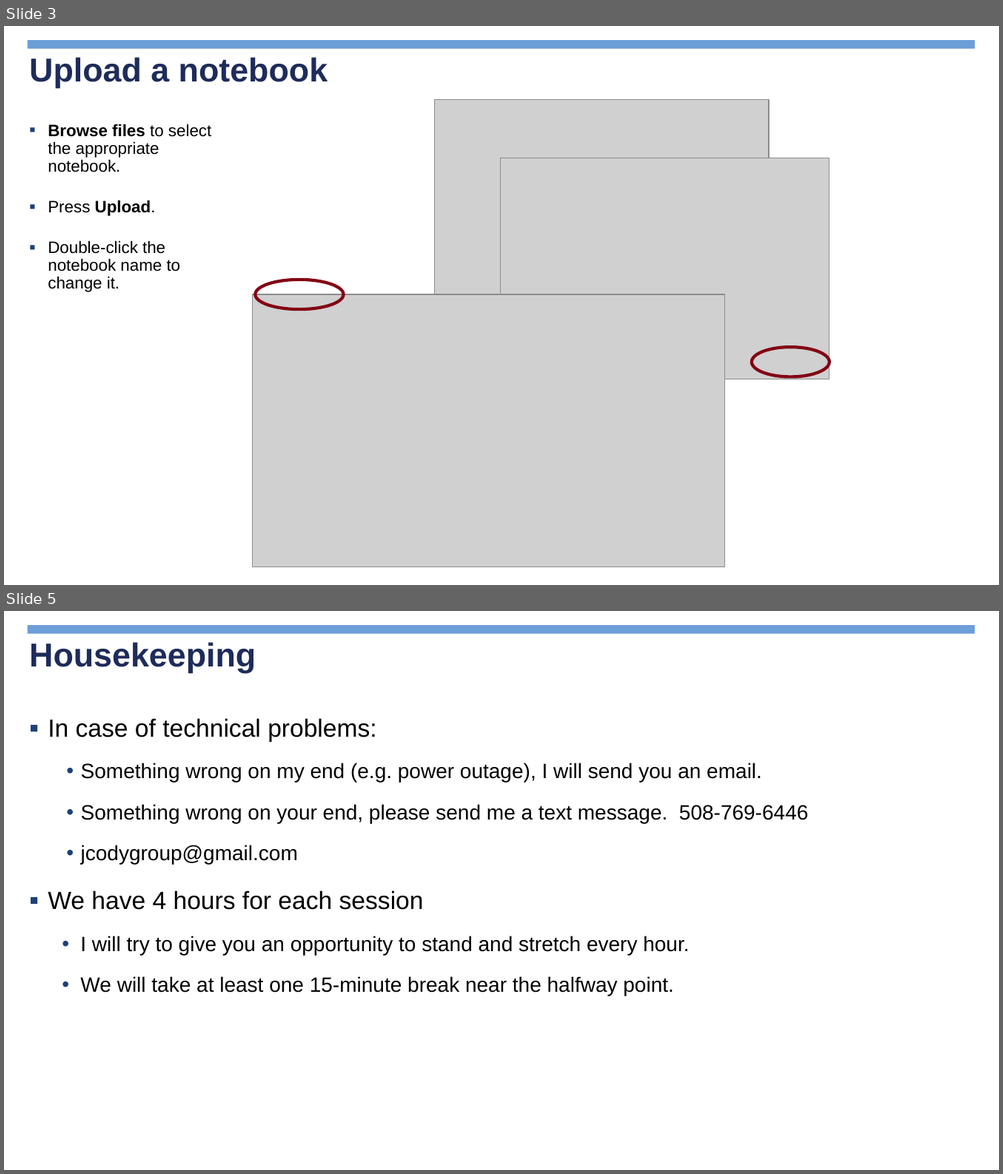
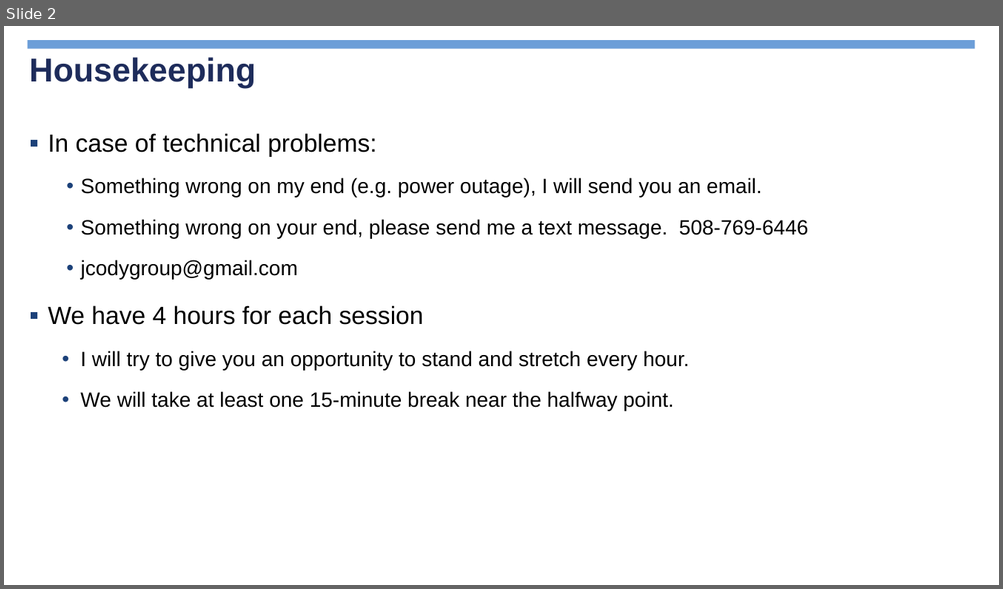
Before and after one commit to jimcody2014/Python-CDC, a slide deck: Dashboards/notes/Python Dashboards.pptx. Shown one above the other, each under a label of ours: slides 3 and 5 before the commit, slide 2 after it; the slides between them are not shown. The pictures are 1003x1174 and 1003x589 pixels, drawn with LibreOffice and Linux fonts; fonts in the diff are those of the drawing; grey boxes stand for pictures; background and template pictures are left out. Boxes give left, top, right and bottom in pixels: in the first picture for what was removed or moved away, otherwise in the second. Text is boxed around its words. In the diff, an @@ line names an element or a change of style, - is before the commit and + after.

```diff
--- a/Dashboards/notes/Python Dashboards.pptx
+++ b/Dashboards/notes/Python Dashboards.pptx
@@ slide 3 removed at box(4, 26, 999, 585), background picture (left out); not listed: 1 template element that a slide beside it also shows @@
@@ title removed at box(29, 57, 328, 88) @@
-Upload a notebook
@@ picture removed at box(435, 100, 768, 306) @@
@@ text removed at box(48, 124, 211, 292) @@
-▪ Browse files to select the appropriate notebook.
-▪ Press Upload.
-▪ Double-click the notebook name to change it.
@@ picture removed at box(500, 158, 829, 380) @@
@@ ellipse removed at box(256, 280, 344, 309) @@
@@ picture removed at box(253, 295, 725, 568) @@
@@ ellipse removed at box(751, 348, 829, 378) @@
@@ page number removed at box(767, 547, 991, 577) @@
-3
@@ what was slide 5 is now slide 2 @@
```
Also in this commit, not shown: 1 slide changed, 3 slides added, 4 other slides removed, 44 other files.
